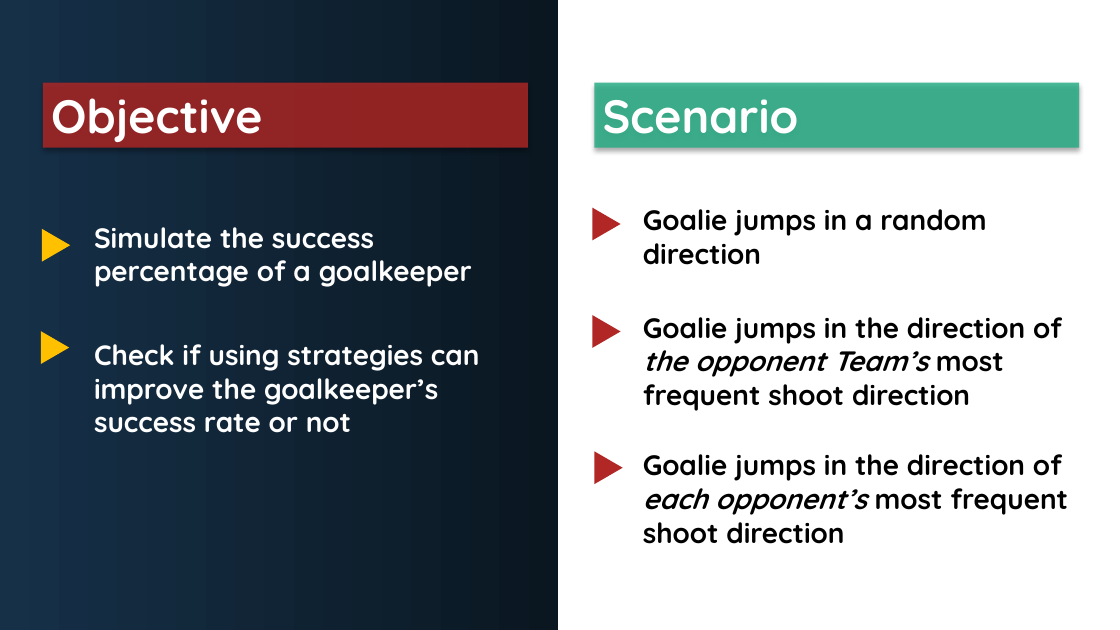
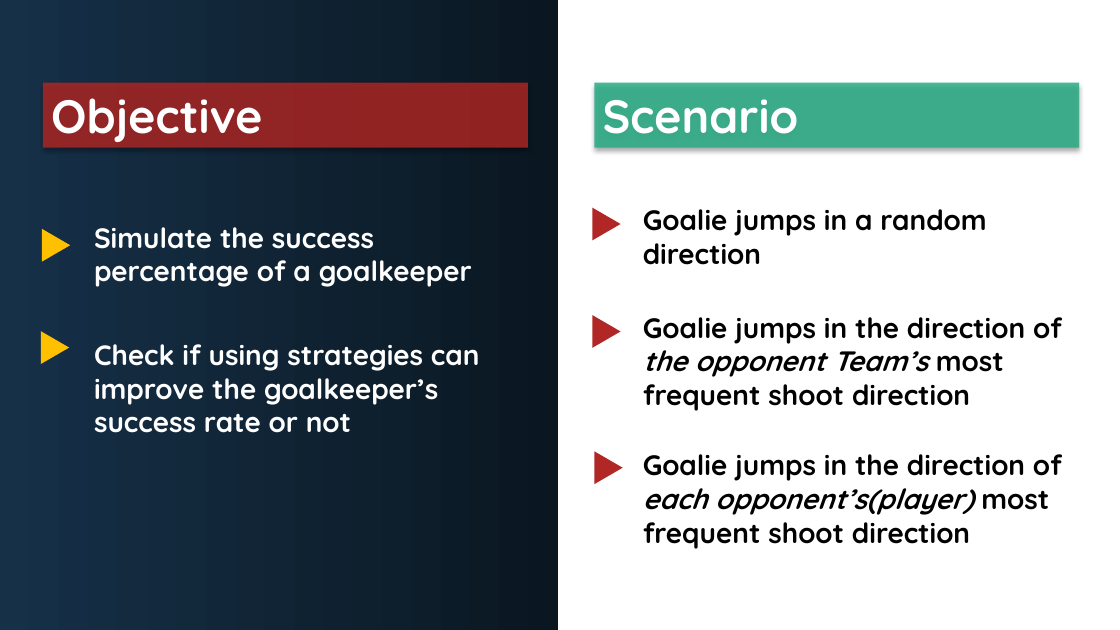
Before and after one commit to saloneeshah/Final-Project, a slide deck: slide 3 of Goalkeepr Success Rate Slide.pptx. Drawn at 1120x630 pixels with LibreOffice and Linux fonts; fonts in the diff are those of the drawing. Boxes give left, top, right and bottom in pixels: in the first picture for what was removed or moved away, otherwise in the second. Text is boxed around its words. In the diff, an @@ line names an element or a change of style, - is before the commit and + after.

```diff
--- a/Goalkeepr Success Rate Slide.pptx
+++ b/Goalkeepr Success Rate Slide.pptx
@@ text at (x1=643, y1=454, x2=1062, y2=549): text changed @@
-Goalie jumps in the direction of each opponent’s most frequent shoot direction
+Goalie jumps in the direction of each opponent’s(player) most frequent shoot direction
```
Also in this commit, not shown: 1 other slide changed.
